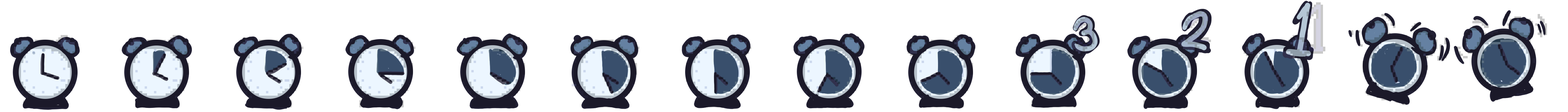
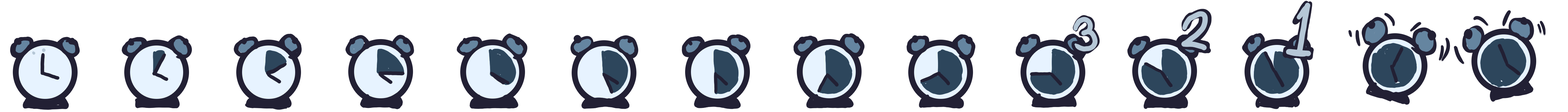
Revision of a layered 1568×112 image; what changed, layer by layer:
hid "Background" over left=11, top=2, right=1547, bottom=108